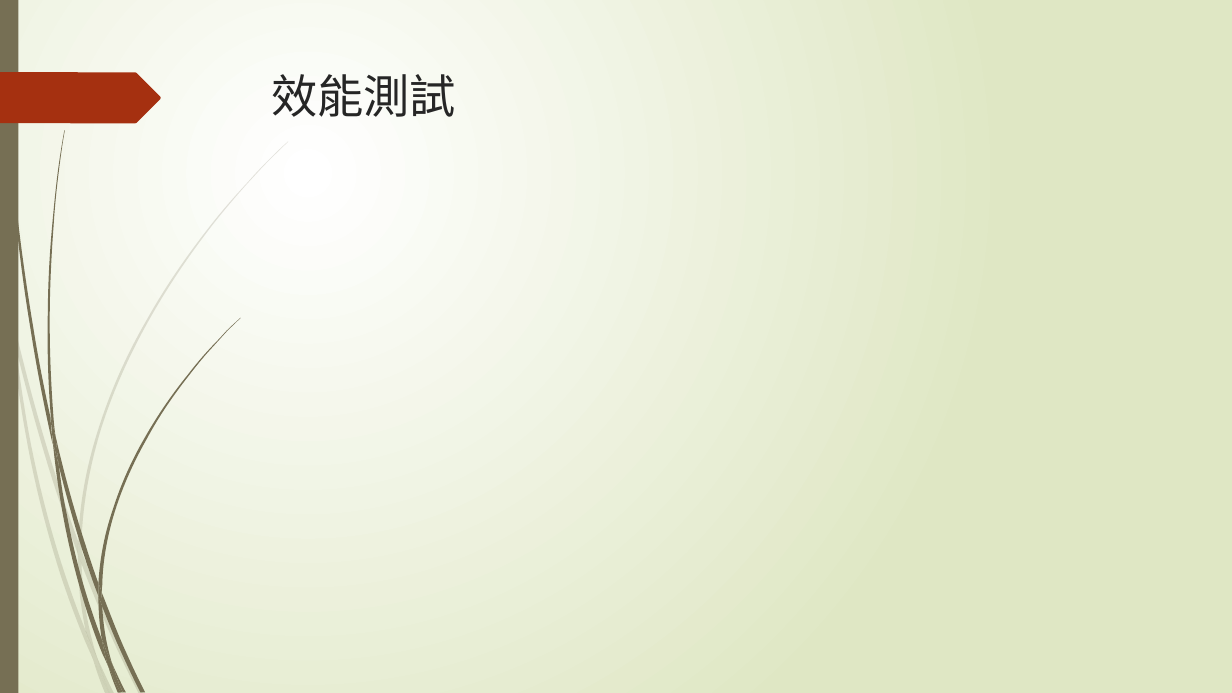
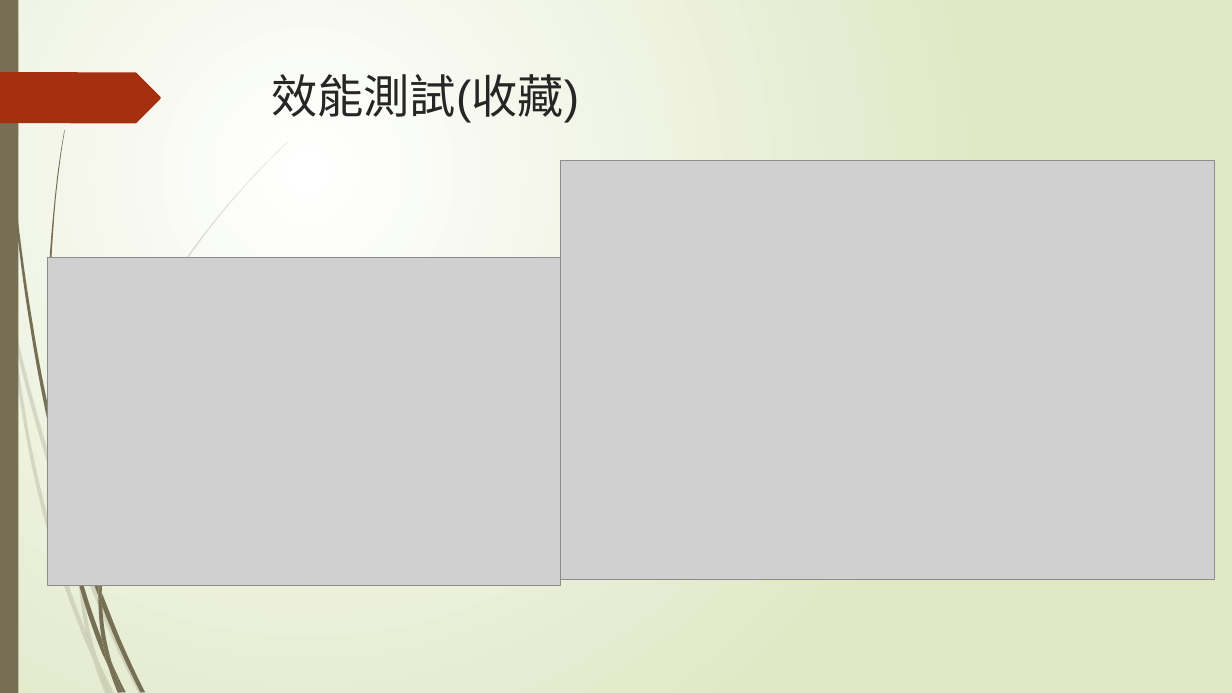
Before and after one commit to penut85420/WBSE_Project, a slide deck: slide 27 of 其他/YelpBlaBla.pptx. Drawn at 1232x693 pixels with LibreOffice and Linux fonts; fonts in the diff are those of the drawing; grey boxes stand for pictures. Boxes give left, top, right and bottom in pixels: in the first picture for what was removed or moved away, otherwise in the second. Text is boxed around its words. In the diff, an @@ line names an element or a change of style, - is before the commit and + after.

```diff
--- a/其他/YelpBlaBla.pptx
+++ b/其他/YelpBlaBla.pptx
@@ title at [271, 74, 579, 123]: text changed @@
-效能測試
+效能測試(收藏)
@@ picture added at [561, 161, 1215, 579] @@
@@ picture added at [48, 258, 561, 586] @@
@@ freeform shape removed at [51, 415, 59, 467] @@
@@ freeform shape removed at [78, 542, 81, 564] @@
```
Also in this commit, not shown: 2 other slides changed, 5 slides added, 6 other files.
